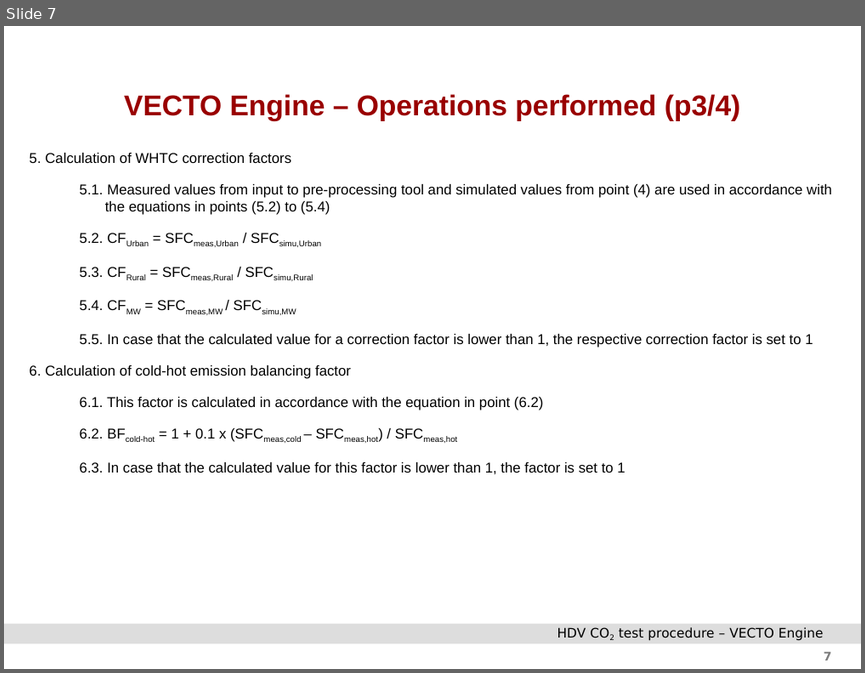
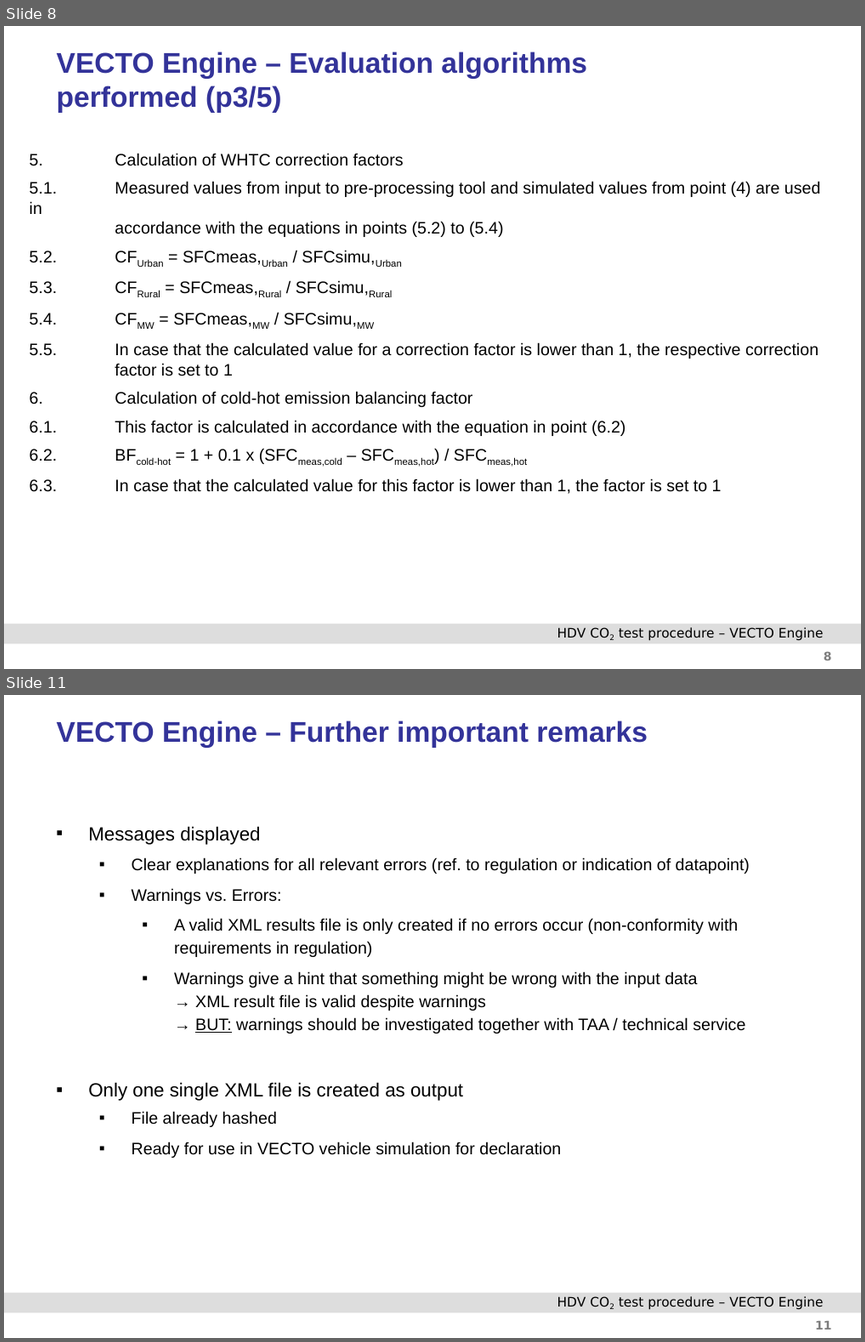
Before and after one commit to NSEE/VECTO_ENGINE_BR, a slide deck: Documentation/TUG_VECTO_Engine_Manual.pptx. Shown one above the other, each under a label of ours: slide 7 before the commit, slides 8 and 11 after it; the slides between them are not shown. The pictures are 865x673 and 865x1342 pixels, drawn with LibreOffice and Linux fonts; fonts in the diff are those of the drawing; background and template pictures are left out. Boxes give left, top, right and bottom in pixels: in the first picture for what was removed or moved away, otherwise in the second. Text is boxed around its words. In the diff, an @@ line names an element or a change of style, - is before the commit and + after.

```diff
--- a/Documentation/TUG_VECTO_Engine_Manual.pptx
+++ b/Documentation/TUG_VECTO_Engine_Manual.pptx
@@ slide 11 added at (4, 695, 861, 1338), background #FFFFFF; not listed: 3 template elements that a slide beside it also shows @@
@@ title added at (57, 721, 647, 748), 24 pt, text #333399, bold @@
+VECTO Engine – Further important remarks
@@ text added at (88, 826, 749, 1157), 14 pt, text #000000 @@
+▪ Messages displayed
+  ▪ Clear explanations for all relevant errors (ref. to regulation or indication of datapoint)
+  ▪ Warnings vs. Errors:
+    ▪ A valid XML results file is only created if no errors occur (non-conformity with requirements in regulation)
+    ▪ Warnings give a hint that something might be wrong with the input data
+      → XML result file is valid despite warnings
+      → BUT: warnings should be investigated together with TAA / technical service
+▪ Only one single XML file is created as output
+  ▪ File already hashed
+  ▪ Ready for use in VECTO vehicle simulation for declaration
@@ what was slide 7 is now slide 8 @@
@@ slide 8 changed as well @@
@@ title "VECTO Engine – Evaluation algorithms ..." at (57, 52, 587, 113): vertical alignment middle to top @@
@@ title at (57, 52, 587, 113): text changed; text colour #990000 to #333399 @@
-VECTO Engine – Operations performed (p3/4)
+VECTO Engine – Evaluation algorithms
+performed (p3/5)
@@ text "5. Calculation of WHTC correction ..." at (30, 153, 821, 494): size 12 to 14 pt; now on the baseline in "SFCmeas,Urban SFCsimu,Urban", "SFCmeas,Rural SFCsimu,Rural", "SFCmeas,MW SFCsimu,MW"; less space between paragraphs @@
@@ page number at (823, 652, 832, 660): text changed @@
-7
+8
```
Also in this commit, not shown: 8 other slides changed, 2 other slides added, 1 other file.
